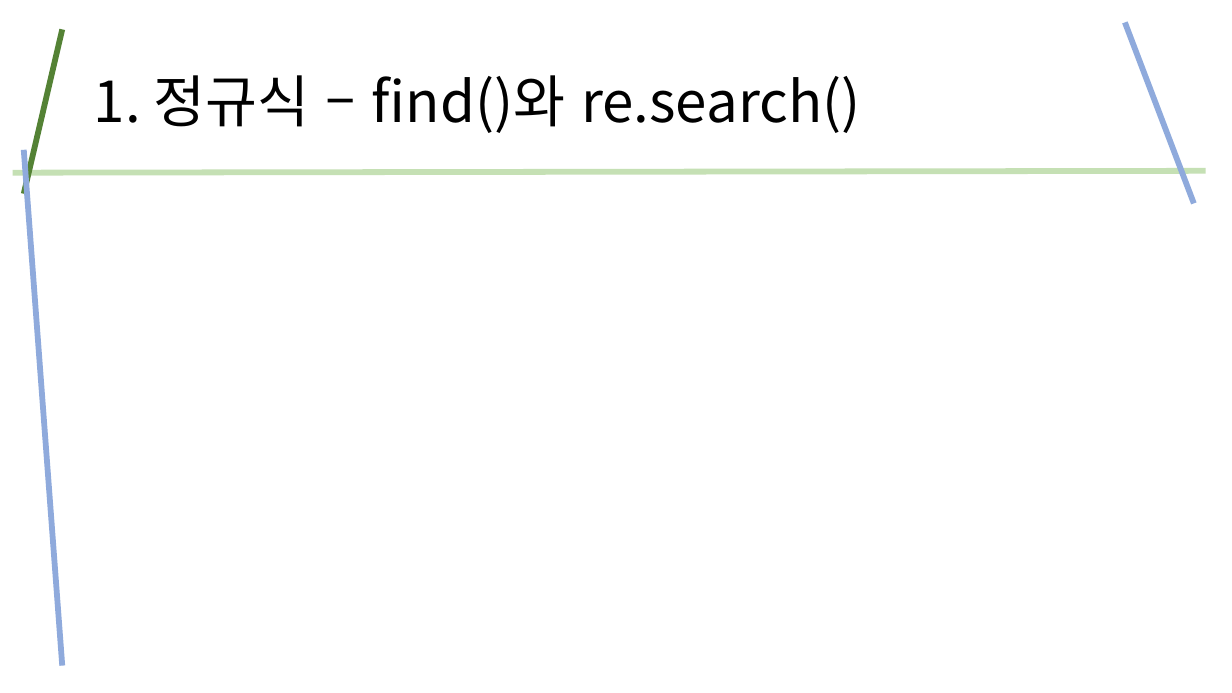
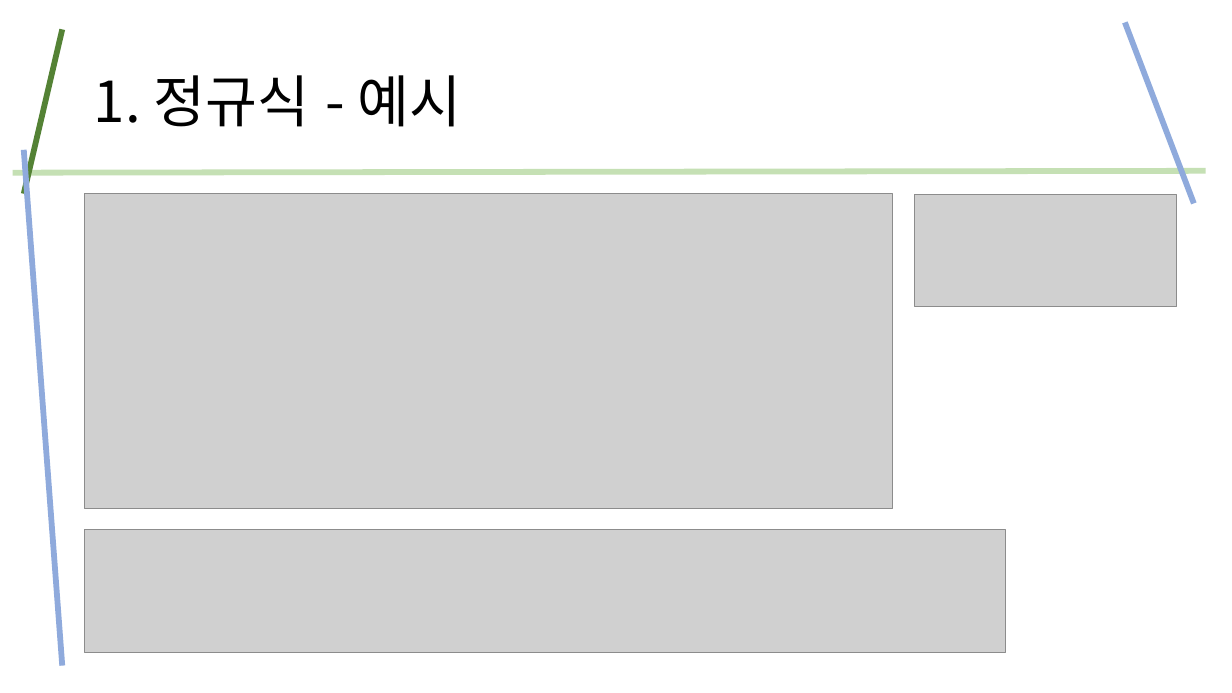
Before and after one commit to kig2929kig/ui, a slide deck: slide 19 of 정규식.pptx (slide 15 before the commit). Drawn at 1232x693 pixels with LibreOffice and Linux fonts; fonts in the diff are those of the drawing; grey boxes stand for pictures. Boxes give left, top, right and bottom in pixels: in the first picture for what was removed or moved away, otherwise in the second. Text is boxed around its words. In the diff, an @@ line names an element or a change of style, - is before the commit and + after.

```diff
--- a/정규식.pptx
+++ b/정규식.pptx
@@ title at (94,75,462,127): text changed @@
-1. 정규식 – find()와 re.search()
+1. 정규식 - 예시
@@ picture added at (85,194,893,509) @@
@@ picture added at (915,195,1177,307) @@
@@ picture added at (85,531,1006,653) @@
```
Also in this commit, not shown: 4 other slides changed, 8 slides added.
